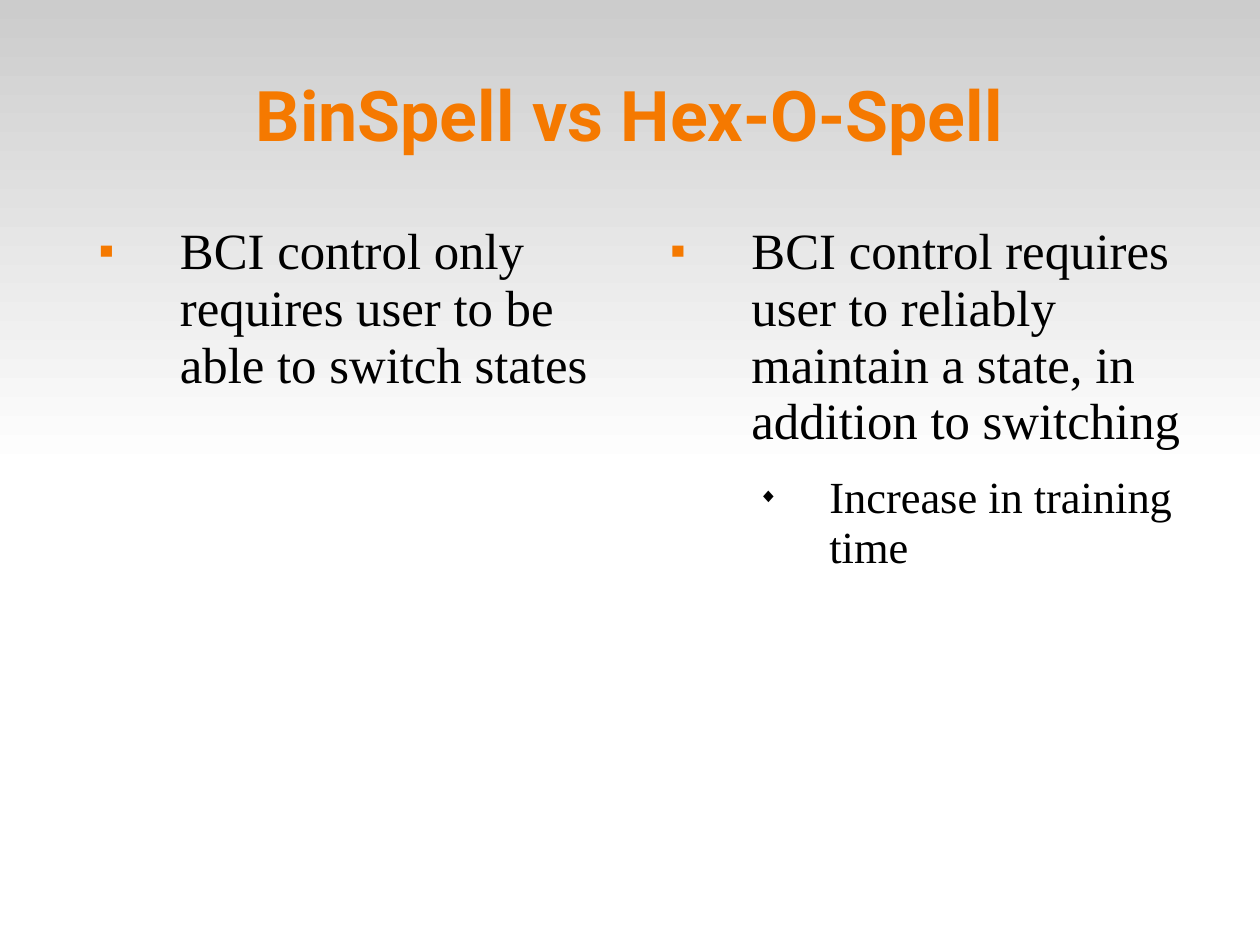
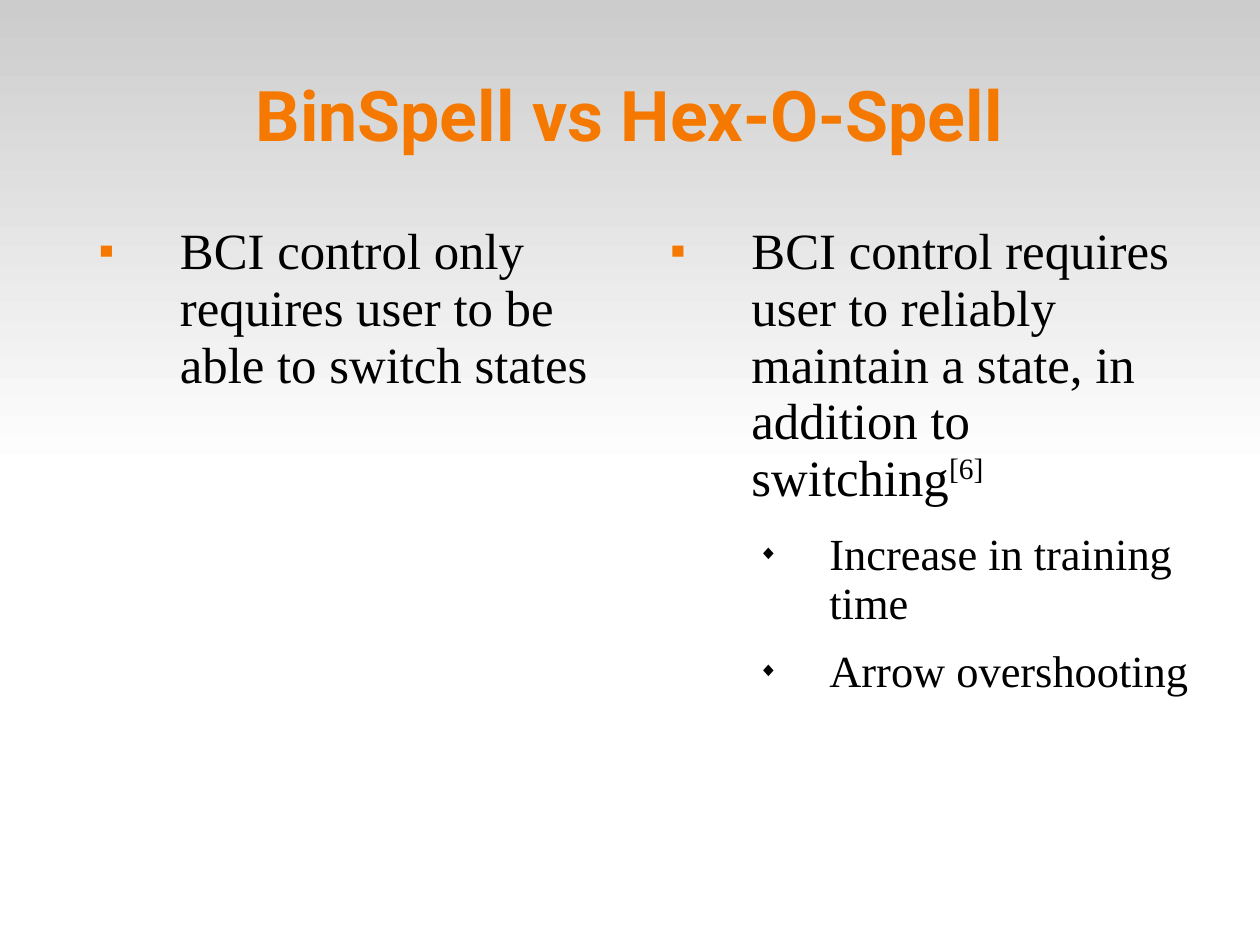
Before and after one commit to abdullah38rcc/BCI-Virtual-Keyboard, a slide deck: slide 16 of circlespell/docs/virtKey.ppt. Drawn at 1260x945 pixels with LibreOffice and Linux fonts; fonts in the diff are those of the drawing. Boxes give left, top, right and bottom in pixels: in the first picture for what was removed or moved away, otherwise in the second. Text is boxed around its words. In the diff, an @@ line names an element or a change of style, - is before the commit and + after.

```diff
--- a/circlespell/docs/virtKey.ppt
+++ b/circlespell/docs/virtKey.ppt
@@ text at bbox=[751, 233, 1169, 506]: text changed @@
-■ BCI control requires user to reliably maintain a state, in addition to switching
+■ BCI control requires user to reliably maintain a state, in addition to switching[6]
@@ text at bbox=[829, 656, 1188, 696]: paragraph added @@
+  ◆ Arrow overshooting
```
Also in this commit, not shown: 2 other slides changed.
